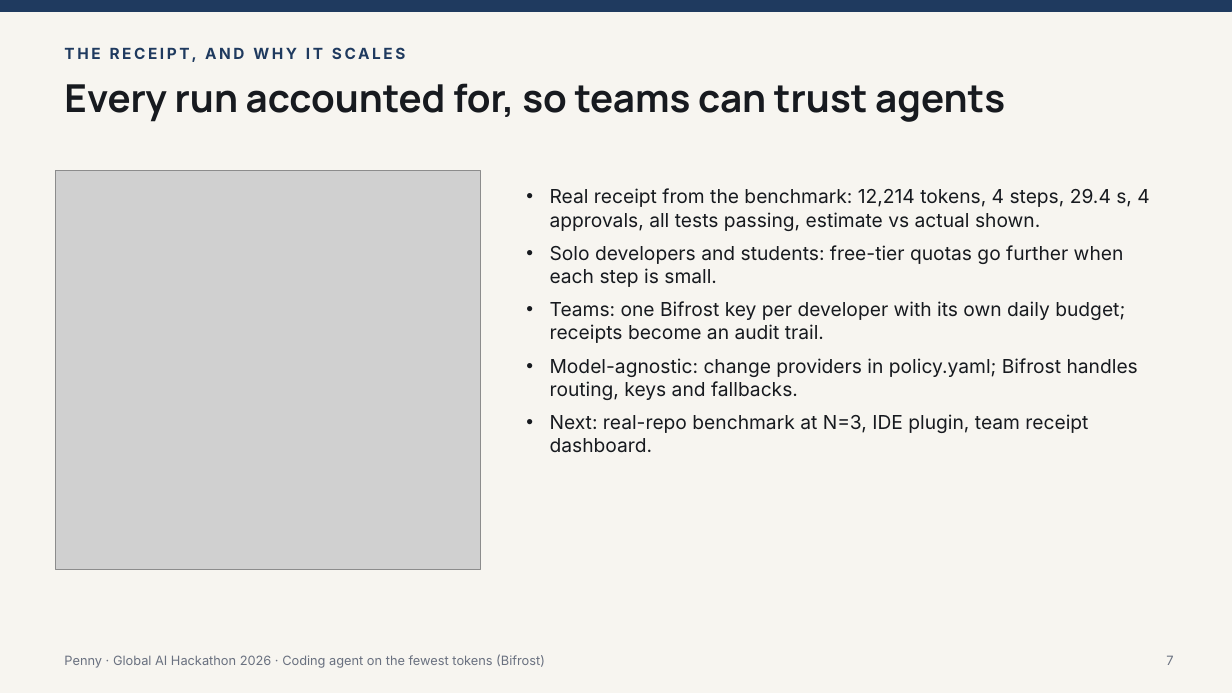
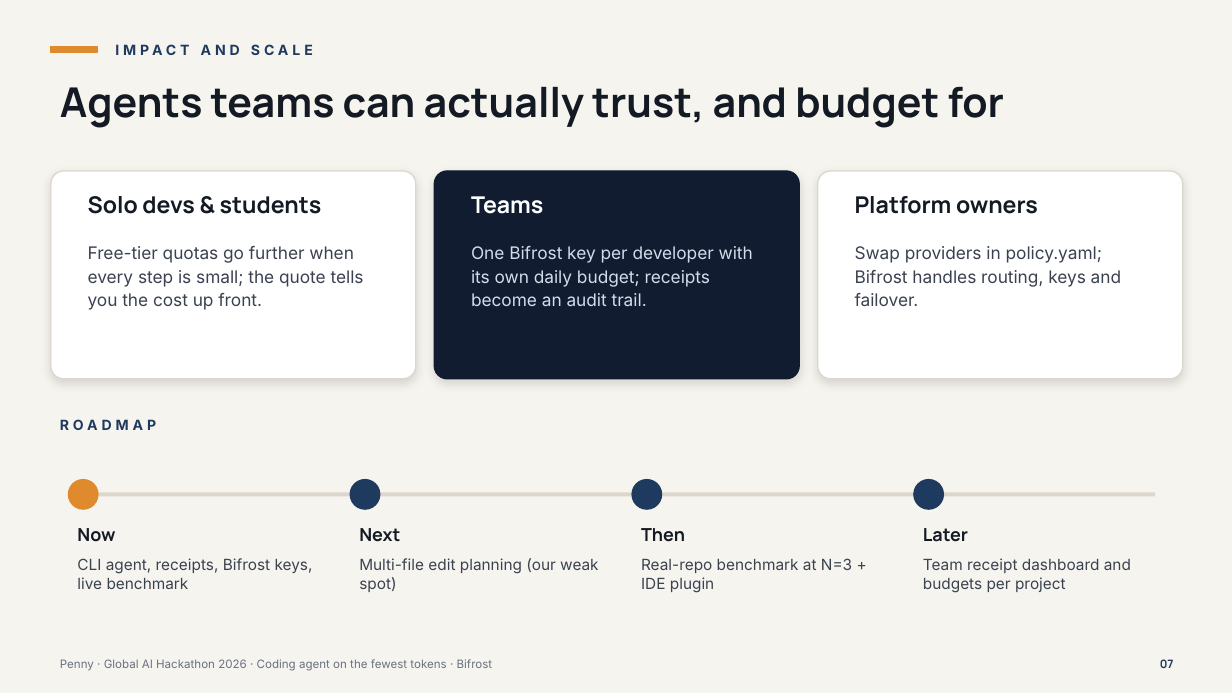
Before and after one commit to hannielvinu/Penny, a slide deck: slide 7 of deck/Penny_Pitch.pptx. Drawn at 1232x693 pixels with LibreOffice and Linux fonts; fonts in the diff are those of the drawing; grey boxes stand for pictures. Boxes give left, top, right and bottom in pixels: in the first picture for what was removed or moved away, otherwise in the second. Text is boxed around its words. In the diff, an @@ line names an element or a change of style, - is before the commit and + after.

Commit message:
docs(deck): redesigned pitch deck with diagrams, screenshots and measured results

```diff
--- a/deck/Penny_Pitch.pptx
+++ b/deck/Penny_Pitch.pptx
@@ background #F7F5F0 to #F6F4EF @@
@@ rectangle removed at [0,0,1232,11] @@
@@ rectangle added at [51,46,97,53], fill #E08A2E, outline #E08A2E 1 pt @@
@@ text at [64,47,405,62]: text changed; size 12 to 11 pt @@
-THE RECEIPT, AND WHY IT SCALES
+IMPACT AND SCALE
@@ text at [60,86,1004,128]: text changed; size 30 to 32 pt; text colour #171A1F to #141A24 @@
-Every run accounted for, so teams can trust agents
+Agents teams can actually trust, and budget for
@@ rounded rectangle added at [51,171,416,379], fill #FFFFFF, outline #DCD7CC 1 pt @@
@@ picture removed at [55,171,481,569] @@
@@ rounded rectangle added at [434,171,799,379], fill #111C30, outline #111C30 1 pt @@
@@ rounded rectangle added at [818,171,1183,379], fill #FFFFFF, outline #DCD7CC 1 pt @@
@@ text added at [88,196,322,214], 18 pt, text #141A24, bold @@
+Solo devs & students
@@ text added at [471,196,543,214], 18 pt, text #FFFFFF, bold @@
+Teams
@@ text removed at [550,188,1149,453] @@
-• Real receipt from the benchmark: 12,214 tokens, 4 steps, 29.4 s, 4 approvals, all tests passing, estimate vs actual shown.
-• Solo developers and students: free-tier quotas go further when each step is small.
-• Teams: one Bifrost key per developer with its own daily budget; receipts become an audit trail.
-• Model-agnostic: change providers in policy.yaml; Bifrost handles routing, keys and fallbacks.
-• Next: real-repo benchmark at N=3, IDE plugin, team receipt dashboard.
@@ text added at [855,196,1038,214], 18 pt, text #141A24, bold @@
+Platform owners
@@ text added at [88,246,364,310], 13.5 pt, text #3A4250 @@
+Free-tier quotas go further when every step is small; the quote tells you the cost up front.
@@ text added at [471,246,753,306], 13.5 pt, text #D2DCEB @@
+One Bifrost key per developer with its own daily budget; receipts become an audit trail.
@@ text added at [855,246,1121,306], 13.5 pt, text #3A4250 @@
+Swap providers in policy.yaml; Bifrost handles routing, keys and failover.
@@ text added at [60,419,156,430], 11 pt, text #1F3A5F, bold @@
+ROADMAP
@@ ellipse added at [68,480,98,509], fill #E08A2E, outline #E08A2E 1 pt @@
@@ line added from (83, 494) to (1155, 494), #DCD7CC 3 pt @@
@@ ellipse added at [350,480,380,509], fill #1F3A5F, outline #1F3A5F 1 pt @@
@@ ellipse added at [632,480,662,509], fill #1F3A5F, outline #1F3A5F 1 pt @@
@@ ellipse added at [914,480,944,509], fill #1F3A5F, outline #1F3A5F 1 pt @@
@@ text added at [77,528,115,542], 14 pt, text #141A24, bold @@
+Now
@@ text added at [359,528,400,542], 14 pt, text #141A24, bold @@
+Next
@@ text added at [641,528,685,542], 14 pt, text #141A24, bold @@
+Then
@@ text added at [923,528,968,542], 14 pt, text #141A24, bold @@
+Later
@@ text added at [77,558,313,589], 12 pt, text #3A4250 @@
+CLI agent, receipts, Bifrost keys, live benchmark
@@ text added at [359,558,598,592], 12 pt, text #3A4250 @@
+Multi-file edit planning (our weak spot)
@@ text added at [641,558,852,593], 12 pt, text #3A4250 @@
+Real-repo benchmark at N=3 + IDE plugin
@@ text added at [923,558,1131,593], 12 pt, text #3A4250 @@
+Team receipt dashboard and budgets per project
@@ text at [60,659,493,671]: text changed; size 10 to 9 pt @@
-Penny · Global AI Hackathon 2026 · Coding agent on the fewest tokens (Bifrost)
+Penny · Global AI Hackathon 2026 · Coding agent on the fewest tokens · Bifrost
@@ text added at [1160,659,1174,668], 9 pt, text #1F3A5F, bold @@
+07
@@ text removed at [1166,655,1173,665] @@
-7
```
Also in this commit, not shown: 6 other slides changed, 1 slide added, 1 slide removed, 4 other files.
